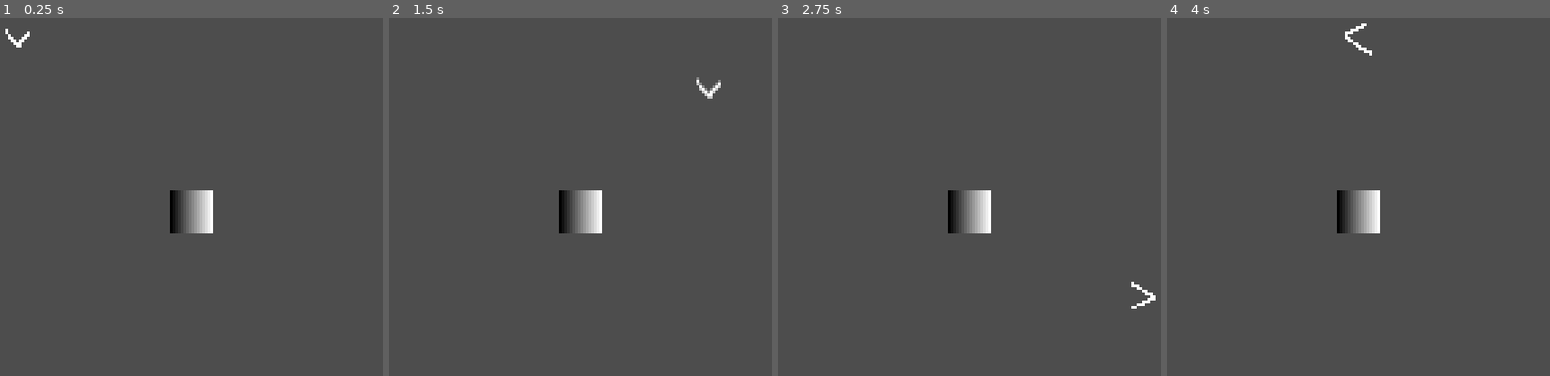
Above: before the commit, frames 1-4 (left to right).
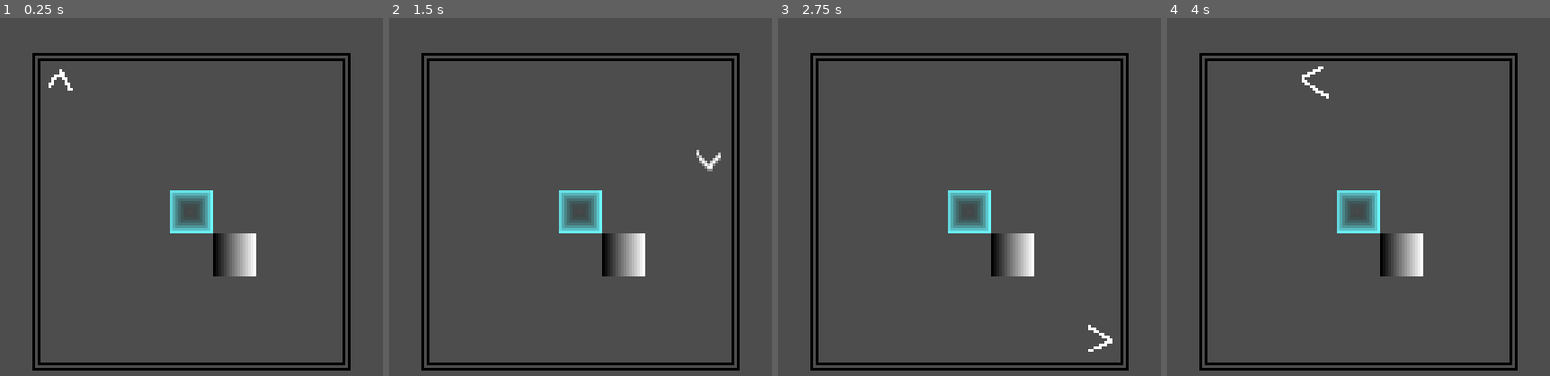
Above: after the commit, the same moments.

Repository: sudo-coffee/ld55
Game: Godot game, scene res://scenes/main.tscn
The game is run twice, just before and just after one commit, with the same random seed, the same clock (stepped at 60 frames per second) and the same inputs.
Inputs:
- Up to frame 1 (0.25 s): no input
- Up to frame 2 (1.5 s): tap Enter at 0.5 s; hold Right (move_right) 0.53-1.28 s; hold Space (hold_tool, bound only before the commit) 0.53-1.28 s; hold Down (move_down) from 1.28 s (still down); tap Space (hold_tool, bound only before the commit) at 1.35 s
- Up to frame 3 (2.75 s): release Down (move_down) at 2.03 s; hold Right (move_right) from 2.03 s (still down); hold Space (hold_tool, bound only before the commit) from 2.03 s (still down)
- Up to frame 4 (4 s): release Right (move_right) at 2.78 s; release Space (hold_tool, bound only before the commit) at 2.78 s; hold Up (move_up) 2.78-3.53 s; tap Space (hold_tool, bound only before the commit) at 2.85 s; hold Left (move_left) from 3.53 s (still down); hold Space (hold_tool, bound only before the commit) from 3.53 s (still down)

The runs differ from the first frame. In frame 1, 7.5% of the frame differs, in the area x 1-92%, y 3-99%; in frame 2, 7.6%, in the area x 8-92%, y 9-99%; in frame 3, 7.6%; in frame 4, 7.6%.
Error after the commit: Invalid access to property or key 'level' on a base object of type 'Node (ld_state.gd)'. (res://scripts/ld_unit.gd:5)

Commit message:
Spritesheets, altar, and layer logic

Diff:
--- a/project.godot
+++ b/project.godot
@@ -14,6 +14,10 @@
 run/main_scene="res://scenes/main.tscn"
 config/features=PackedStringArray("4.2", "GL Compatibility")
 config/icon="res://icon.svg"
+
+[autoload]
+
+LDState="*res://scenes/ld_state.tscn"
 
 [display]
 
@@ -53,7 +57,7 @@
 , Object(InputEventJoypadButton,"resource_local_to_scene":false,"resource_name":"","device":-1,"button_index":14,"pressure":0.0,"pressed":false,"script":null)
 ]
 }
-hold_tool={
+hold_unit={
 "deadzone": 0.5,
 "events": [Object(InputEventKey,"resource_local_to_scene":false,"resource_name":"","device":-1,"window_id":0,"alt_pressed":false,"shift_pressed":false,"ctrl_pressed":false,"meta_pressed":false,"pressed":false,"keycode":0,"physical_keycode":32,"key_label":0,"unicode":32,"echo":false,"script":null)
 , Object(InputEventJoypadButton,"resource_local_to_scene":false,"resource_name":"","device":-1,"button_index":0,"pressure":0.0,"pressed":false,"script":null)
--- /dev/null
+++ b/scenes/altar.gd
@@ -0,0 +1 @@
+extends LDUnit
--- /dev/null
+++ b/scenes/altar.tscn
@@ -0,0 +1,20 @@
+[gd_scene load_steps=4 format=3 uid="uid://d0avkq3ahr0om"]
+
+[ext_resource type="Script" path="res://scenes/altar.gd" id="1_b7uf5"]
+
+[sub_resource type="Gradient" id="Gradient_x137u"]
+colors = PackedColorArray(0, 0, 0, 0, 0.43, 0.9715, 1, 1)
+
+[sub_resource type="GradientTexture2D" id="GradientTexture2D_6ufmh"]
+gradient = SubResource("Gradient_x137u")
+width = 16
+height = 16
+fill = 2
+fill_from = Vector2(0.478261, 0.491304)
+
+[node name="Altar" type="Node2D"]
+script = ExtResource("1_b7uf5")
+
+[node name="Sprite2D" type="Sprite2D" parent="."]
+texture = SubResource("GradientTexture2D_6ufmh")
+centered = false
--- a/scenes/board.gd
+++ b/scenes/board.gd
@@ -1,9 +1,11 @@
 extends LDGrid
 
-var player_scene: Resource = preload("res://scenes/player.tscn")
-var tool_pot_a_scene: Resource = preload("res://scenes/tool_pot_a.tscn")
+var _player_scene: Resource = preload("res://scenes/player.tscn")
+var _altar_scene: Resource = preload("res://scenes/altar.tscn")
+var _tool_pot_a_scene: Resource = preload("res://scenes/tool_pot_a.tscn")
 
 
 func _init():
-    add_unit(player_scene.instantiate(), Vector2i(0, 0))
-    add_unit(tool_pot_a_scene.instantiate(), Vector2i(4, 4))
+    add_unit(_player_scene.instantiate(), Vector2i(0, 0))
+    add_unit(_tool_pot_a_scene.instantiate(), Vector2i(4, 4))
+    add_unit(_altar_scene.instantiate(), Vector2i(3, 3))
--- a/scenes/board.tscn
+++ b/scenes/board.tscn
@@ -4,5 +4,5 @@
 
 [node name="Board" type="Node2D"]
 script = ExtResource("1_pbq3w")
-grid_size = Vector2i(9, 9)
+grid_size = Vector2i(7, 7)
 cell_size = Vector2i(16, 16)
--- /dev/null
+++ b/scenes/ld_state.gd
@@ -0,0 +1,9 @@
+extends Node
+
+var _mana: float = 100.0
+var mana: float:
+    set(value): _mana = min(value, max_mana)
+    get: return _mana
+var time: float # In hours.
+var max_mana: float = 100.0
+var floor: int = 0
--- /dev/null
+++ b/scenes/ld_state.tscn
@@ -0,0 +1,6 @@
+[gd_scene load_steps=2 format=3 uid="uid://c25pfbki1svla"]
+
+[ext_resource type="Script" path="res://scenes/ld_state.gd" id="1_5804k"]
+
+[node name="LDState" type="Node"]
+script = ExtResource("1_5804k")
--- /dev/null
+++ b/scenes/main.gd
@@ -0,0 +1,18 @@
+extends Node2D
+
+@export var seconds_per_hour: float = 10.0
+@export var mana_loss_per_hour: float = 5.0
+@onready var _board: Node2D = $Board
+var _board_scene: Resource = preload("res://scenes/board.tscn")
+
+
+func _process(delta):
+    LDState.mana -= delta / seconds_per_hour * mana_loss_per_hour
+    LDState.time += delta / seconds_per_hour
+    if LDState.time >= 12.0:
+        LDState.time = 0.0
+        LDState.floor += 1
+        _board.queue_free()
+        _board = _board_scene.instantiate()
+        _board.position = Vector2(16.0, 16.0)
+        add_child(_board)
--- a/scenes/main.tscn
+++ b/scenes/main.tscn
@@ -1,7 +1,30 @@
-[gd_scene load_steps=2 format=3 uid="uid://bwe5ix2urvww0"]
+[gd_scene load_steps=6 format=3 uid="uid://bwe5ix2urvww0"]
 
+[ext_resource type="Script" path="res://scenes/main.gd" id="1_p6440"]
 [ext_resource type="PackedScene" uid="uid://cq5uncw271cgg" path="res://scenes/board.tscn" id="1_sg7sk"]
+[ext_resource type="Texture2D" uid="uid://ph81u7of2qdt" path="res://assets/border_tiles.png" id="3_5bfuv"]
+
+[sub_resource type="TileSetAtlasSource" id="TileSetAtlasSource_05a4u"]
+texture = ExtResource("3_5bfuv")
+0:0/0 = 0
+1:0/0 = 0
+2:0/0 = 0
+0:1/0 = 0
+2:1/0 = 0
+0:2/0 = 0
+1:2/0 = 0
+2:2/0 = 0
+
+[sub_resource type="TileSet" id="TileSet_so0kj"]
+sources/0 = SubResource("TileSetAtlasSource_05a4u")
 
 [node name="Main" type="Node2D"]
+script = ExtResource("1_p6440")
 
-[node name="StartBoard" parent="." instance=ExtResource("1_sg7sk")]
+[node name="Board" parent="." instance=ExtResource("1_sg7sk")]
+position = Vector2(16, 16)
+
+[node name="Border" type="TileMap" parent="."]
+tile_set = SubResource("TileSet_so0kj")
+format = 2
+layer_0/tile_data = PackedInt32Array(0, 0, 0, 1, 65536, 0, 2, 65536, 0, 3, 65536, 0, 4, 65536, 0, 5, 65536, 0, 6, 65536, 0, 7, 65536, 0, 8, 131072, 0, 65544, 131072, 1, 131080, 131072, 1, 196616, 131072, 1, 262152, 131072, 1, 393224, 131072, 1, 327688, 131072, 1, 458760, 131072, 1, 524296, 131072, 2, 524295, 65536, 2, 524294, 65536, 2, 524293, 65536, 2, 524292, 65536, 2, 524291, 65536, 2, 524290, 65536, 2, 524289, 65536, 2, 524288, 0, 2, 458752, 0, 1, 393216, 0, 1, 327680, 0, 1, 262144, 0, 1, 196608, 0, 1, 131072, 0, 1, 65536, 0, 1)
--- a/scenes/player.gd
+++ b/scenes/player.gd
@@ -1,14 +1,12 @@
 extends LDUnit
 
 @onready var _sprite: Sprite2D = $Sprite2D
-var _move_speed: float = 0.1
+var _move_time: float = 0.1
+var _cooldown_time: float = 0.02
 var _direction := Vector2i(0, 1)
+var _sprite_direction := Vector2i(0, 1)
 var _buffer_direction := Vector2i(0, 0)
-var _held_tool: LDTool
-var _player_up_texture: Resource = preload("res://assets/player_up.png")
-var _player_down_texture: Resource = preload("res://assets/player_down.png")
-var _player_left_texture: Resource = preload("res://assets/player_left.png")
-var _player_right_texture: Resource = preload("res://assets/player_right.png")
+var _held_unit: LDUnit
 
 
 func _process(_delta):
@@ -16,16 +14,16 @@
 
 
 func _input(event):
-    if event.is_action_pressed("hold_tool") and not _held_tool:
-        var tools_in_direction: Array[LDTool] = grid.get_tools_in_cell(grid_position + _direction)
-        print(_direction)
-        print(tools_in_direction)
-        if tools_in_direction.size() > 0:
-            tools_in_direction.sort_custom(func(a, b): return a.hold_priority > b.hold_priority)
-            _held_tool = tools_in_direction[0]
+    if event.is_action_pressed("hold_unit") and not _held_unit:
+        var units_in_direction: Array[LDUnit] = grid.get_units_in_cell(grid_position + _sprite_direction)
+        print(units_in_direction)
+        units_in_direction = units_in_direction.filter(func(unit): return unit.can_be_held)
+        units_in_direction.sort_custom(func(a, b): return a.layer > b.layer)
+        if units_in_direction.size() > 0:
+            _held_unit = units_in_direction[0]
 
-    if event.is_action_released("hold_tool"):
-        _held_tool = null
+    if event.is_action_released("hold_unit") and _held_unit:
+        _held_unit = null
 
 
 func _process_movement() -> void:
@@ -40,14 +38,18 @@
         new_direction += Vector2i(1, 0)
 
     # Set player sprites.
-    if not _held_tool and new_direction == Vector2i(0, -1):
-        _sprite.texture = _player_up_texture
-    if not _held_tool and new_direction == Vector2i(0, 1):
-        _sprite.texture = _player_down_texture
-    if not _held_tool and new_direction == Vector2i(-1, 0):
-        _sprite.texture = _player_left_texture
-    if not _held_tool and new_direction == Vector2i(1, 0):
-        _sprite.texture = _player_right_texture
+    if not _held_unit and new_direction == Vector2i(0, -1):
+        _sprite.texture.region.position.x = 0
+        _sprite_direction = Vector2i(0, -1)
+    if not _held_unit and new_direction == Vector2i(0, 1):
+        _sprite.texture.region.position.x = 16
+        _sprite_direction = Vector2i(0, 1)
+    if not _held_unit and new_direction == Vector2i(-1, 0):
+        _sprite.texture.region.position.x = 32
+        _sprite_direction = Vector2i(-1, 0)
+    if not _held_unit and new_direction == Vector2i(1, 0):
+        _sprite.texture.region.position.x = 48
+        _sprite_direction = Vector2i(1, 0)
 
     # If moving vertically, prefer moving vertically.
     if _direction.x == 0 and new_direction.x != 0 and new_direction.y != 0:
@@ -78,16 +80,18 @@
     # Do not move into wall.
     if grid.cell_in_wall(grid_position + _direction):
         return
-    if _held_tool and grid.cell_in_wall(_held_tool.grid_position + _direction):
+    if _held_unit and grid.cell_in_wall(_held_unit.grid_position + _direction):
         return
 
-    # Do not move into other units.
-    if grid.get_units_in_cell(grid_position + _direction).filter(func(unit): return unit != _held_tool).size() > 0:
+    # Do not move into layer 0 or 1 units.
+    if grid.get_units_in_cell(grid_position + _direction).filter(func(unit): return unit.layer <= 1 and unit != _held_unit).size() > 0:
         return
-    if _held_tool and grid.get_units_in_cell(_held_tool.grid_position + _direction).filter(func(unit): return unit != self).size() > 0:
+
+    # Do not move held unit into other units in the same layer.
+    if _held_unit and grid.get_units_in_cell(_held_unit.grid_position + _direction).filter(func(unit): return _held_unit.layer == unit.layer).size() > 0:
         return
 
     _buffer_direction = Vector2i(0, 0)
-    move(_direction, _move_speed)
-    if _held_tool:
-        _held_tool.move(_direction, _move_speed)
+    move(_direction, _move_time)
+    if _held_unit:
+        _held_unit.move(_direction, _move_time)
--- a/scenes/player.tscn
+++ b/scenes/player.tscn
@@ -1,11 +1,15 @@
-[gd_scene load_steps=3 format=3 uid="uid://bntdwunfolbcj"]
+[gd_scene load_steps=4 format=3 uid="uid://bntdwunfolbcj"]
 
 [ext_resource type="Script" path="res://scenes/player.gd" id="1_2c5cd"]
-[ext_resource type="Texture2D" uid="uid://d4dektsb7rlo7" path="res://assets/player_down.png" id="2_e8nee"]
+[ext_resource type="Texture2D" uid="uid://ce6v5wn8ljbf8" path="res://assets/player_sprites.png" id="2_vjmbl"]
+
+[sub_resource type="AtlasTexture" id="AtlasTexture_bnqxb"]
+atlas = ExtResource("2_vjmbl")
+region = Rect2(0, 0, 16, 16)
 
 [node name="Player" type="Node2D"]
 script = ExtResource("1_2c5cd")
 
 [node name="Sprite2D" type="Sprite2D" parent="."]
-texture = ExtResource("2_e8nee")
+texture = SubResource("AtlasTexture_bnqxb")
 centered = false
--- /dev/null
+++ b/scenes/tool_pot_a.gd
@@ -0,0 +1 @@
+extends LDUnit
--- a/scenes/tool_pot_a.tscn
+++ b/scenes/tool_pot_a.tscn
@@ -1,6 +1,6 @@
 [gd_scene load_steps=4 format=3 uid="uid://d3803ow6jfl25"]
 
-[ext_resource type="Script" path="res://scripts/ld_tool.gd" id="1_qeg78"]
+[ext_resource type="Script" path="res://scenes/tool_pot_a.gd" id="1_xavlj"]
 
 [sub_resource type="Gradient" id="Gradient_84cqc"]
 
@@ -10,7 +10,9 @@
 height = 16
 
 [node name="ToolPotA" type="Node2D"]
-script = ExtResource("1_qeg78")
+script = ExtResource("1_xavlj")
+layer = 1
+can_be_held = true
 
 [node name="Sprite2D" type="Sprite2D" parent="."]
 texture = SubResource("GradientTexture2D_32mxb")
--- a/scripts/ld_grid.gd
+++ b/scripts/ld_grid.gd
@@ -4,7 +4,6 @@
 @export var cell_size: Vector2i
 
 var _units: Array[LDUnit]
-var _tools: Array[LDTool]
 
 
 func add_unit(unit: LDUnit, pos: Vector2i) -> void:
@@ -13,14 +12,10 @@
     unit.grid_position = pos
     add_child(unit)
     _units.append(unit)
-    if unit is LDTool:
-        _tools.append(unit)
 
 
 func remove_unit(unit: LDUnit):
     _units.remove_at(_units.find(unit))
-    if unit is LDTool:
-        _tools.remove_at(_units.find(unit))
 
 
 func cell_in_wall(pos: Vector2i) -> bool:
@@ -31,8 +26,3 @@
 
 func get_units_in_cell(pos: Vector2i) -> Array[LDUnit]:
     return _units.filter(func(unit): return unit.grid_position == pos)
-
-
-func get_tools_in_cell(pos: Vector2i) -> Array[LDTool]:
-    print(_tools)
-    return _tools.filter(func(tool): return tool.grid_position == pos)
--- a/scripts/ld_tool.gd
+++ /dev/null
@@ -1,3 +0,0 @@
-class_name LDTool extends LDUnit
-
-@export var hold_priority: int = 0
--- a/scripts/ld_unit.gd
+++ b/scripts/ld_unit.gd
@@ -1,5 +1,8 @@
 class_name LDUnit extends Node2D
 
+@export var layer: int = 0
+@export var can_be_held: bool = false
+@onready var original_level: int = LDState.level
 var grid: LDGrid
 var is_moving: bool = false
 var grid_position: Vector2i:
@@ -9,12 +12,12 @@
 var _grid_position: Vector2i
 
 
-func move(direction: Vector2i, time: float) -> void:
+func move(direction: Vector2i, move_time: float) -> void:
     is_moving = true
     position = Vector2(grid_position * grid.cell_size)
     _grid_position += direction
     var tween := get_tree().create_tween()
-    tween.tween_property(self, "position", Vector2(grid_position * grid.cell_size), time)
+    tween.tween_property(self, "position", Vector2(grid_position * grid.cell_size), move_time)
     tween.tween_property(self, "is_moving", false, 0)
 
 
Binary file added: assets/border_tiles.aseprite
Binary file added: assets/border_tiles.png
Not shown, changed: assets/border_tiles.png.import
Binary file removed: assets/player_down.png
Binary file removed: assets/player_left.png
Not shown, removed: assets/player_left.png.import
Binary file removed: assets/player_right.png
Not shown, removed: assets/player_right.png.import
Binary file added: assets/player_sprites.aseprite
Binary file added: assets/player_sprites.png
Not shown, changed: assets/player_sprites.png.import
Binary file removed: assets/player_up.png
